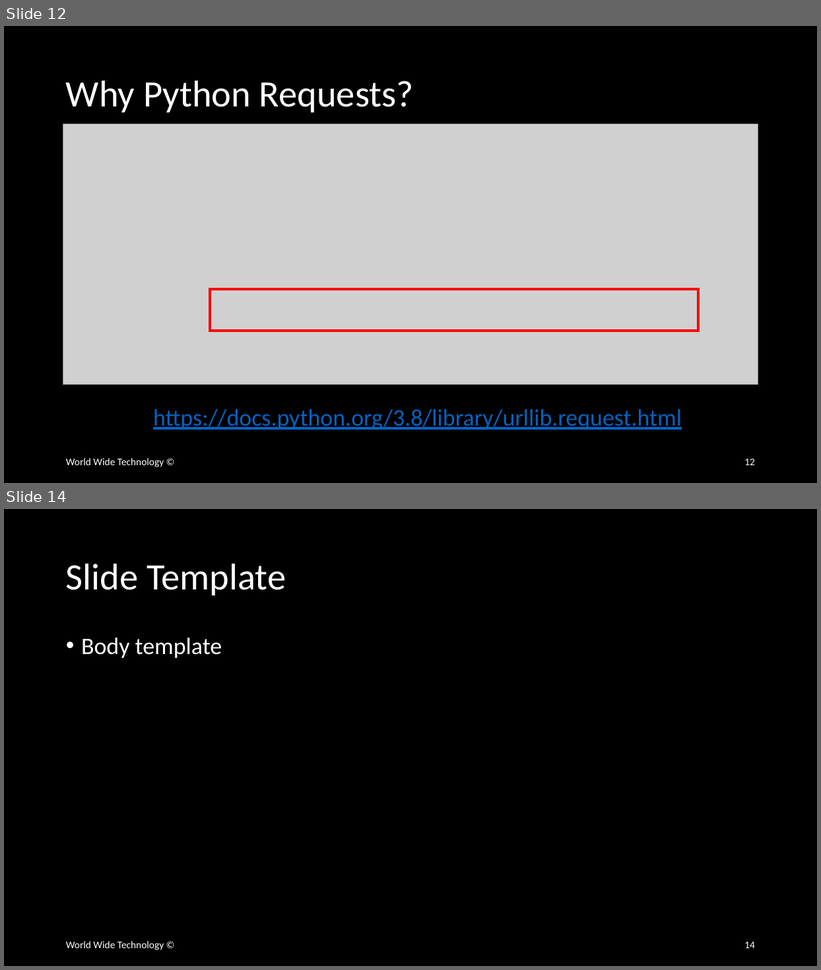
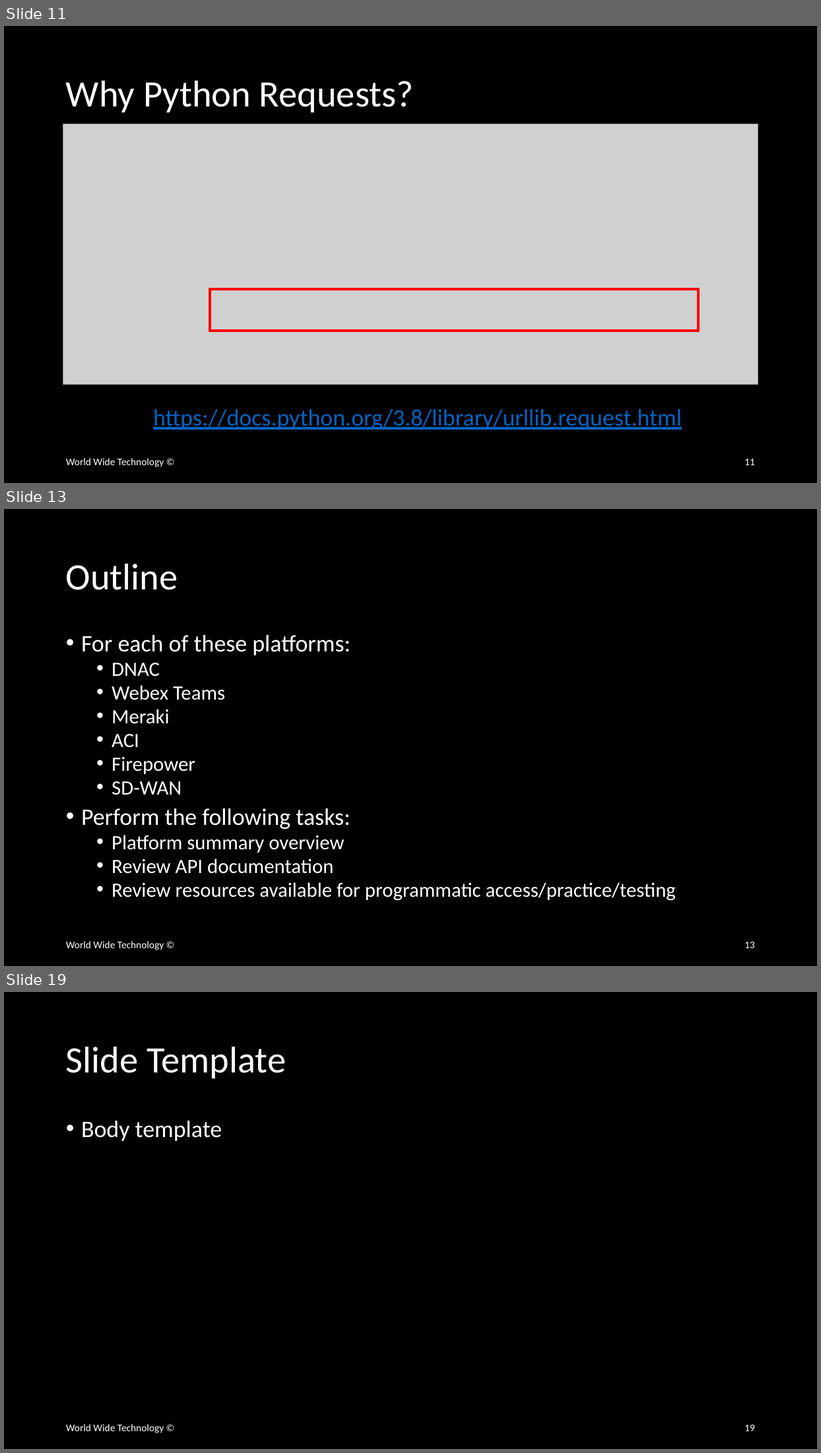
Before and after one commit to wwt/curl-requests-foundations, a slide deck: rest-api-http-foundations.pptx. Shown one above the other, each under a label of ours: slides 12 and 14 before the commit, slides 11, 13 and 19 after it; the slides between them are not shown. The pictures are 821x970 and 821x1453 pixels, drawn with LibreOffice and Linux fonts; fonts in the diff are those of the drawing; grey boxes stand for pictures. Boxes give left, top, right and bottom in pixels: in the first picture for what was removed or moved away, otherwise in the second. Text is boxed around its words. In the diff, an @@ line names an element or a change of style, - is before the commit and + after.

Commit message:
Completed outline for review

```diff
--- a/rest-api-http-foundations.pptx
+++ b/rest-api-http-foundations.pptx
@@ slide 13 added at (x1=4, y1=509, x2=817, y2=966), background #000000 @@
@@ title added at (x1=66, y1=563, x2=178, y2=590), 44 pt, text #FFFFFF @@
+Outline
@@ text added at (x1=81, y1=635, x2=676, y2=901), 24 pt, text #FFFFFF @@
+• For each of these platforms:
+  • DNAC
+  • Webex Teams
+  • Meraki
+  • ACI
+  • Firepower
+  • SD-WAN
+• Perform the following tasks:
+  • Platform summary overview
+  • Review API documentation
+  • Review resources available for programmatic access/practice/testing
@@ text added at (x1=66, y1=941, x2=164, y2=951), 12 pt, text #FFFFFF @@
+World Wide Technology ©
@@ page number added at (x1=745, y1=942, x2=755, y2=949), 12 pt, text #FFFFFF @@
+13
@@ what was slide 12 is now slide 11 @@
@@ page number at (x1=745, y1=459, x2=755, y2=466): text changed @@
-12
+11
@@ what was slide 14 is now slide 19 @@
@@ page number at (x1=745, y1=1425, x2=755, y2=1432): text changed @@
-14
+19
```
Also in this commit, not shown: 9 slides changed, 3 other slides added, 1 slide removed.
